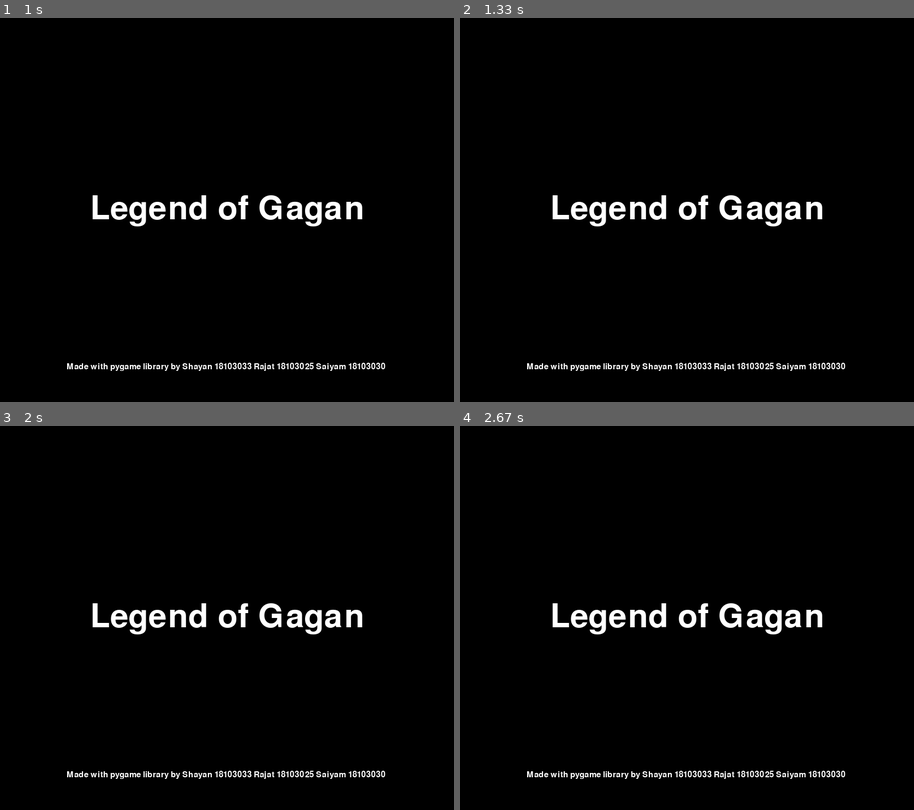
Above: before the commit, frames 1-4 (two rows, left to right).
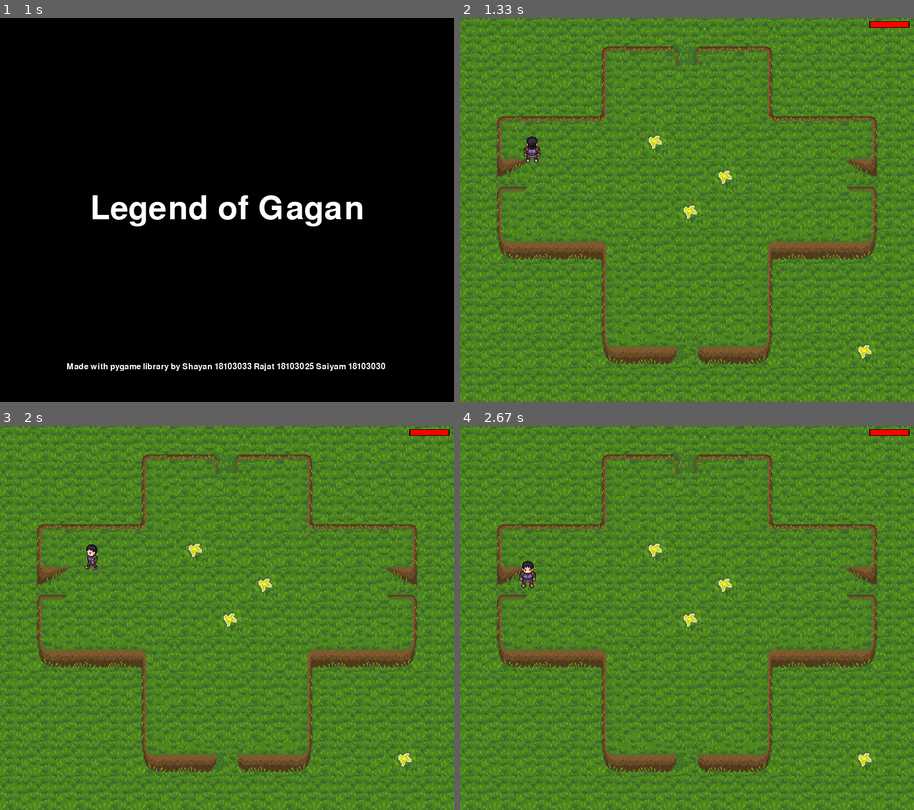
Above: after the commit, the same moments.

Repository: ShayanYaseen/pygame
Game: pygame game, started from 2dxplorer/2dxp.py
Same seed, same stepped clock (60 frames per second), same inputs: the game is played once before the commit and once after it.
Inputs:
- Up to frame 1 (1 s): hold Up from 0.83 s (still down)
- Up to frame 2 (1.33 s): release Up at 1.3 s
- Up to frame 3 (2 s): hold Right 1.33-1.8 s; hold Left from 1.83 s (still down)
- Up to frame 4 (2.67 s): release Left at 2.37 s; hold Down from 2.4 s (still down)

Frame 1 is identical in both runs. In frame 2, 100% of the frame differs, in the area x 0-100%, y 0-100%; in frame 3, 100%; in frame 4, 100%.

Commit message:
save and player sprite,movement changes

Diff:
--- a/2dxplorer/2dxp.py
+++ b/2dxplorer/2dxp.py
@@ -23,16 +23,12 @@
 
 # function to create text with font and color
 # get_rect Returns a new rectangle covering the entire surface
-
-
 def text_objects(text, font):
     textSurface = font.render(text, True, white)
     return textSurface, textSurface.get_rect()
 
 # game intro menu that appears for the first time
 # game is loaded
-
-
 def game_intro():
     intro = True
     while intro:
@@ -49,12 +45,11 @@
         win.blit(TextSurf, TextRect)
 
         TextSurf, TextRect = text_objects(
-            "Made with pygame library by Shayan 18103033 Rajat 18103025 Saiyam 18103030 "            , smallText
-            )
+            "Made with pygame library by Shayan 18103033 Rajat 18103025 Saiyam 18103030 ", smallText)
         TextRect.center = ((dispw/2), (disph/1.1))
         win.blit(TextSurf, TextRect)
         pygame.display.update()
-        time.sleep(5)
+        time.sleep(1)
         intro = False
 
 
@@ -82,45 +77,80 @@
         self.up = False
         self.down = False
         self.health = 100
+
+        self.aleft = False
+        self.aright = True
+        self.aup = False
+        self.adown = False
         # defined the sprites update for animation while walking right and left
-        self.spr_walk_r = [pygame.transform.scale(pygame.image.load(
-            './png/Walk ({}).png'.format(x)), (64, 64)) for x in range(1, 11)]
-        self.spr_walk_l = [pygame.transform.flip(
-            x, 1, 0) for x in self.spr_walk_r]
+        self.spr_walk_r = [pygame.transform.scale(pygame.image.load('./player/movement/right/{}.png'.format(x)), (64, 64)) for x in range(1,10)]
+        self.spr_walk_l = [pygame.transform.flip(x, 1, 0) for x in self.spr_walk_r]
+        self.spr_walk_u = [pygame.transform.scale(pygame.image.load('./player/movement/up/{}.png'.format(x)), (64, 64)) for x in range(1, 10)]
+        self.spr_walk_d = [pygame.transform.scale(pygame.image.load('./player/movement/down/{}.png'.format(x)), (64, 64)) for x in range(1, 10)]
+
         # defined the sprites update for animation while staying idle at right and left
-        self.spr_idl_r = [pygame.transform.scale(pygame.image.load(
-            './png/Idle ({}).png'.format(x)), (64, 64)) for x in range(1, 11)]
-        self.spr_idl_l = [pygame.transform.flip(
-            x, 1, 0) for x in self.spr_idl_r]
+        self.spr_idl_r = [pygame.transform.scale(pygame.image.load('./player/movement/right/{}.png'.format(x)), (64, 64)) for x in range(1, 10)]
+        self.spr_idl_l = [pygame.transform.flip(x, 1, 0) for x in self.spr_idl_r]
+        self.spr_idl_u = [pygame.transform.scale(pygame.image.load('./player/movement/up/{}.png'.format(x)), (64, 64)) for x in range(1, 10)]
+        self.spr_idl_d = [pygame.transform.scale(pygame.image.load('./player/movement/down/{}.png'.format(x)), (64, 64)) for x in range(1, 10)]
+
+        #attack
+        self.spr_walk_ar = [pygame.transform.scale(pygame.image.load('./player/attack/right/{}.png'.format(x)), (64, 64)) for x in range(1,6)]
+        self.spr_walk_al = [pygame.transform.scale(pygame.image.load('./player/attack/left/{}.png'.format(x)), (64, 64)) for x in range(1,6)]
+        self.spr_walk_au = [pygame.transform.scale(pygame.image.load('./player/attack/up/{}.png'.format(x)), (64, 64)) for x in range(1, 6)]
+        self.spr_walk_ad = [pygame.transform.scale(pygame.image.load('./player/attack/down/{}.png'.format(x)), (64, 64)) for x in range(1, 6)]
 
     def draw(self, win):
         # called by redraw game window will udate the character sprite
         # based on input key
-        if self.framecount+1 >= 30:
+        if self.framecount+1 >= 9:
             self.framecount = 0
         if self.idle:
             if self.left:
                 win.blit(self.spr_idl_l[self.framecount//3], (self.x, self.y))
-            if self.right:
+            elif self.right:
                 win.blit(self.spr_idl_r[self.framecount//3], (self.x, self.y))
+            elif self.up:
+                win.blit(self.spr_idl_u[self.framecount//3], (self.x, self.y))
+            else:
+                win.blit(self.spr_idl_d[self.framecount//3], (self.x, self.y))
         else:
             if self.left:
                 win.blit(self.spr_walk_l[self.framecount//3], (self.x, self.y))
-            else:
+            elif self.right:
                 win.blit(self.spr_walk_r[self.framecount//3], (self.x, self.y))
+            elif self.up:
+                win.blit(self.spr_walk_u[self.framecount//3], (self.x, self.y))
+            #attack sprites
+            elif self.aright:
+                win.blit(self.spr_walk_ar[self.framecount//3], (self.x, self.y))
+            elif self.aleft:
+                win.blit(self.spr_walk_al[self.framecount//3], (self.x, self.y))
+            elif self.aup:
+                win.blit(self.spr_walk_au[self.framecount//3], (self.x, self.y))
+            elif self.adown:
+                win.blit(self.spr_walk_ad[self.framecount//3], (self.x, self.y))
+
+            else:
+                win.blit(self.spr_walk_d[self.framecount//3], (self.x, self.y))
         self.framecount += 1
         # Draws the health bar on top right of the screen
         pygame.draw.rect(win, (0, 0, 0), (dispw-82, 6, 74, 12))
         if self.health > 0:
-           pygame.draw.rect(win, (255, 0, 0),
-                            (dispw-80, 7, 70*self.health/100, 10))
+           pygame.draw.rect(win, (255, 0, 0),(dispw-80, 7, 70*self.health/100, 10))
 
     # mapped control call this function with update left,rigth,idle -> after this
     # redraw game window function calls knight.draw function
-    def sprite_update(self, l, r, i):
+    def sprite_update(self, l, r, i, u, d,al,ar,au,ad):
         self.left = l
         self.right = r
         self.idle = i
+        self.up = u
+        self.down = d
+        self.aleft = al
+        self.aright = ar
+        self.aup = au
+        self.adown = ad
 
     def sprite_state(self):
         return (self.left, self.right, self.up, self.down, self.idle)
@@ -132,7 +162,7 @@
         self.y=y
         self.width=30
         self.height=51
-        self.vel=5
+        self.vel=2
         self.framecount=0
         self.left=False
         self.right=False
@@ -236,39 +266,48 @@
                elif e1.y+e1.curframe.get_height()+e1.height>p1.y>e1.y:
                   p1.health-=5
 
-# main game loop
 
 
 def game_loop():
     run = True
-    # defined and initialized our player knight with initial x and y
     while run:
         clock.tick(30)  # Games fps
         for event in pygame.event.get():
-            # If we pressed the quit button
             if event.type == pygame.QUIT:
+                #save all the arguments requierd
+                #in a text file
+                f = open("save.txt","w+")
+                f.close()
+                f = open("save.txt","w")
+                f.write(str(p1.x))
+                f.write(" ")
+                f.write(str(p1.y))
                 run = False
 
         # Mapping the controls
         keys = pygame.key.get_pressed()
         if keys[pygame.K_UP] and p1.y > p1.vel:
-            # no animation for up therefore no sprite update
             p1.y -= p1.vel
             p1.up = 1
-            p1.idle = 0
+            p1.sprite_update(0, 0, 0, 1, 0, 0, 0, 0, 0)
         if keys[pygame.K_DOWN] and p1.y < disph-p1.height-p1.vel:
-            # no animation for down therefore no sprite update
             p1.y += p1.vel
             p1.down = 1
-            p1.idle = 0
+            p1.sprite_update(0, 0, 0, 0, 1,0, 0, 0, 0)
         if keys[pygame.K_LEFT] and p1.x > p1.vel:
-            # sprite and movement update
             p1.x -= p1.vel
-            p1.sprite_update(1, 0, 0)
+            p1.sprite_update(1, 0, 0, 0, 0,0, 0, 0, 0)
         if keys[pygame.K_RIGHT] and p1.x < dispw-p1.width-p1.vel:
-            # sprite and movement update
             p1.x += p1.vel
-            p1.sprite_update(0, 1, 0)
+            p1.sprite_update(0, 1, 0, 0, 0,0, 0, 0, 0)
+        if keys[pygame.K_z] and p1.right:
+            p1.sprite_update(0,0,0,0,0,0,1,0,0)
+        if keys[pygame.K_z] and p1.left:
+            p1.sprite_update(0, 0, 0, 0, 0, 1, 0, 0, 0)
+        if keys[pygame.K_z] and p1.up:
+            p1.sprite_update(0,0,0,0,0,0,0,1,0)
+        if keys[pygame.K_z] and p1.down:
+            p1.sprite_update(0, 0, 0, 0, 0, 0, 0, 0, 1)
         if not (keys[pygame.K_UP] or keys[pygame.K_DOWN] or keys[pygame.K_LEFT] or keys[pygame.K_RIGHT]):
             # if no key is pressed no movement
             p1.idle = True
@@ -278,7 +317,10 @@
 
 
 # created the knight and time
-p1 = knight(300, 300, 64, 64)
+f = open("save.txt", "r")
+save_pos = f.read()
+save_list = save_pos.split()
+p1 = knight(int(save_list[0]), int(save_list[1]), 64, 64)
 e1=goblin_str(800,800)
 clock = pygame.time.Clock()
 '''
--- /dev/null
+++ b/2dxplorer/save.txt
@@ -0,0 +1 @@
+100 244
Binary file removed: 2dxplorer/player/attack/1.png
Binary file removed: 2dxplorer/player/attack/10.png
Binary file removed: 2dxplorer/player/attack/11.png
Binary file removed: 2dxplorer/player/attack/12.png
Binary file removed: 2dxplorer/player/attack/13.png
Binary file removed: 2dxplorer/player/attack/14.png
Binary file removed: 2dxplorer/player/attack/15.png
Binary file removed: 2dxplorer/player/attack/16.png
Binary file removed: 2dxplorer/player/attack/17.png
Binary file removed: 2dxplorer/player/attack/18.png
Binary file removed: 2dxplorer/player/attack/19.png
Binary file removed: 2dxplorer/player/attack/2.png
(and 73 more such lines)
